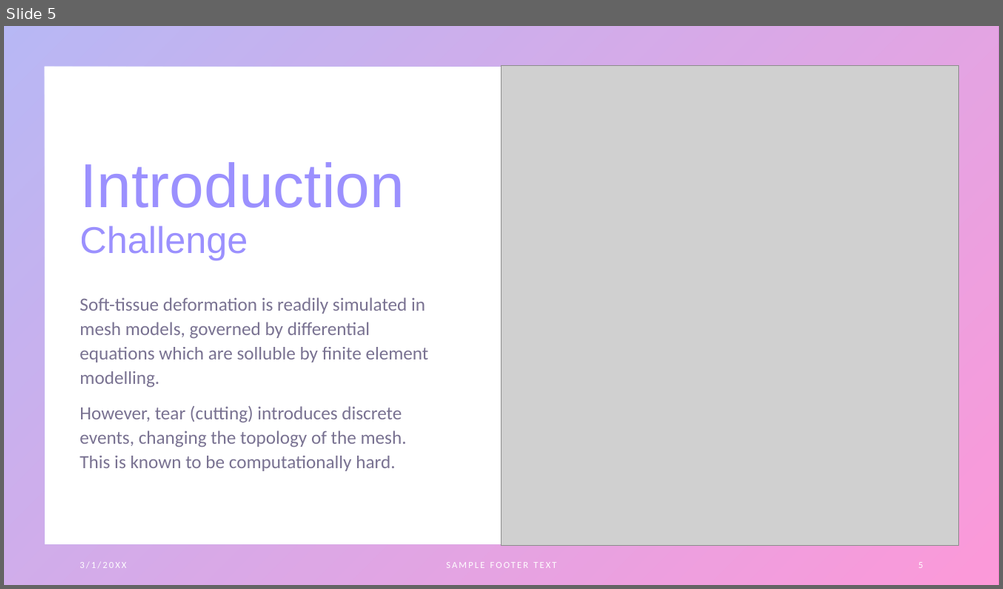
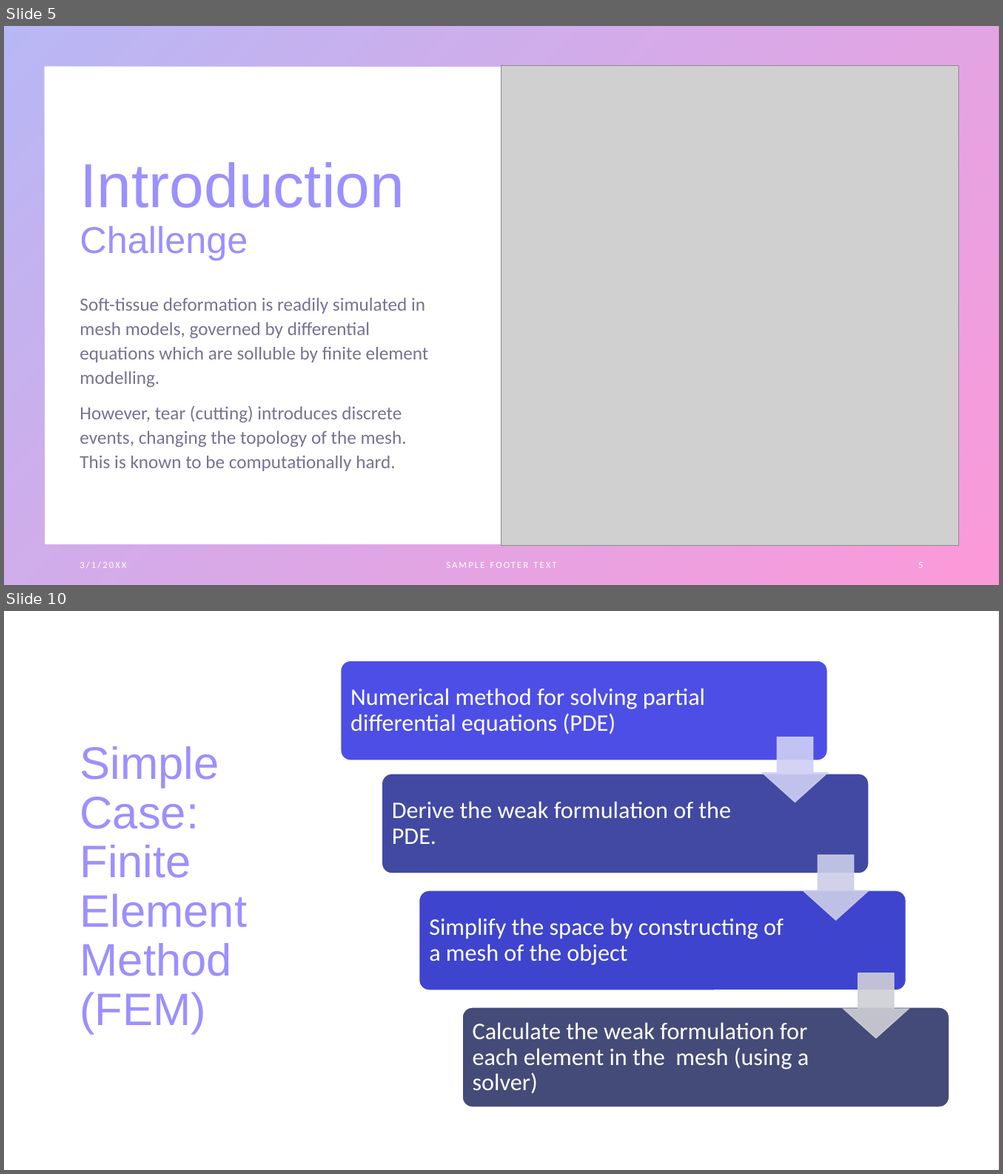
Before and after one commit to fabianheimann/esgi-soft-tissue, a slide deck: Soft tissue presentation.pptx. Shown one above the other, each under a label of ours: slide 5 before the commit, slides 5 and 10 after it; the slides between them are not shown. The pictures are 1003x589 and 1003x1174 pixels, drawn with LibreOffice and Linux fonts; fonts in the diff are those of the drawing; grey boxes stand for pictures. Boxes give left, top, right and bottom in pixels: in the first picture for what was removed or moved away, otherwise in the second. Text is boxed around its words. In the diff, an @@ line names an element or a change of style, - is before the commit and + after.

```diff
--- a/Soft tissue presentation.pptx
+++ b/Soft tissue presentation.pptx
@@ slide 10 added at bbox=[4, 611, 999, 1170], background #FFFFFF @@
@@ frame added at bbox=[4, 611, 999, 1170], fill #FFFFFF @@
@@ frame added at bbox=[4, 611, 999, 1170], fill gradient #4D4EE6 to #F900A0 @@
@@ rectangle added at bbox=[4, 611, 999, 1170], fill #FFFFFF @@
@@ rectangle added at bbox=[5, 612, 999, 1170], fill #FFFFFF @@
@@ freeform shape added at bbox=[7, 612, 478, 809], fill #FFFFFF @@
@@ title added at bbox=[79, 746, 247, 1034], 44 pt, text gradient #7162FE to #F900A0 @@
+Simple Case:
+Finite Element Method (FEM)
@@ group added at bbox=[341, 661, 948, 1108]: 4 rounded rectangles, 4 texts, 3 down arrows @@
+Numerical method for solving partial differential equations (PDE)
+Simplify the space by constructing of a mesh of the object
+Derive the weak formulation of the PDE.
+Calculate the weak formulation for each element in the mesh (using a solver)
```
Also in this commit, not shown: 1 slide changed, 6 other slides added, 10 slides removed.
